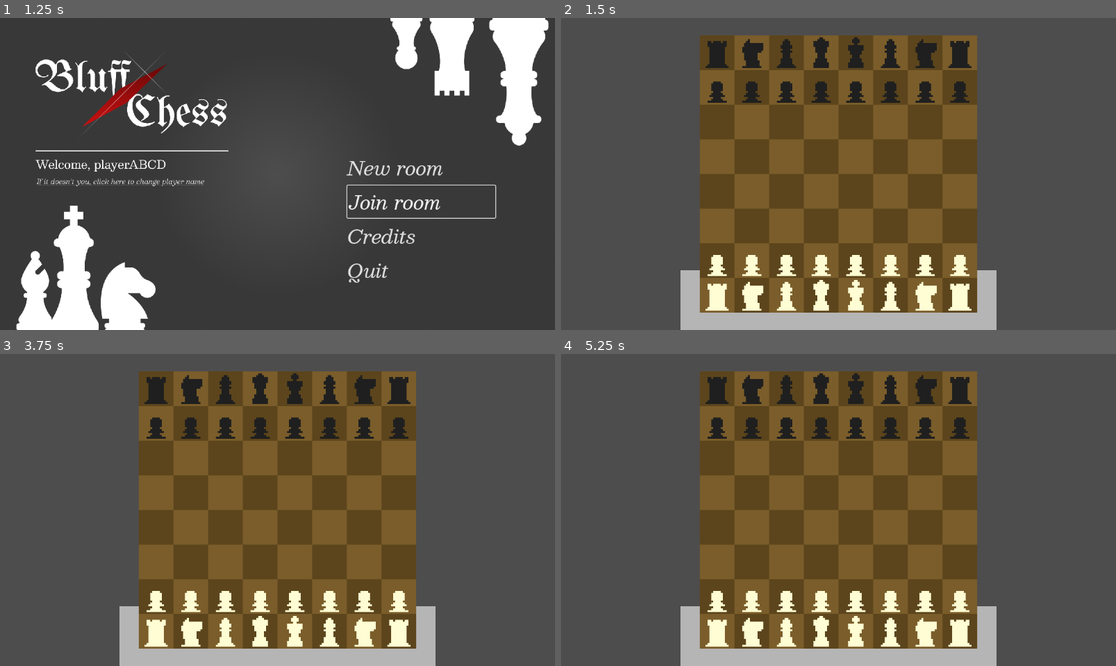
Above: before the commit, frames 1-4 (two rows, left to right).
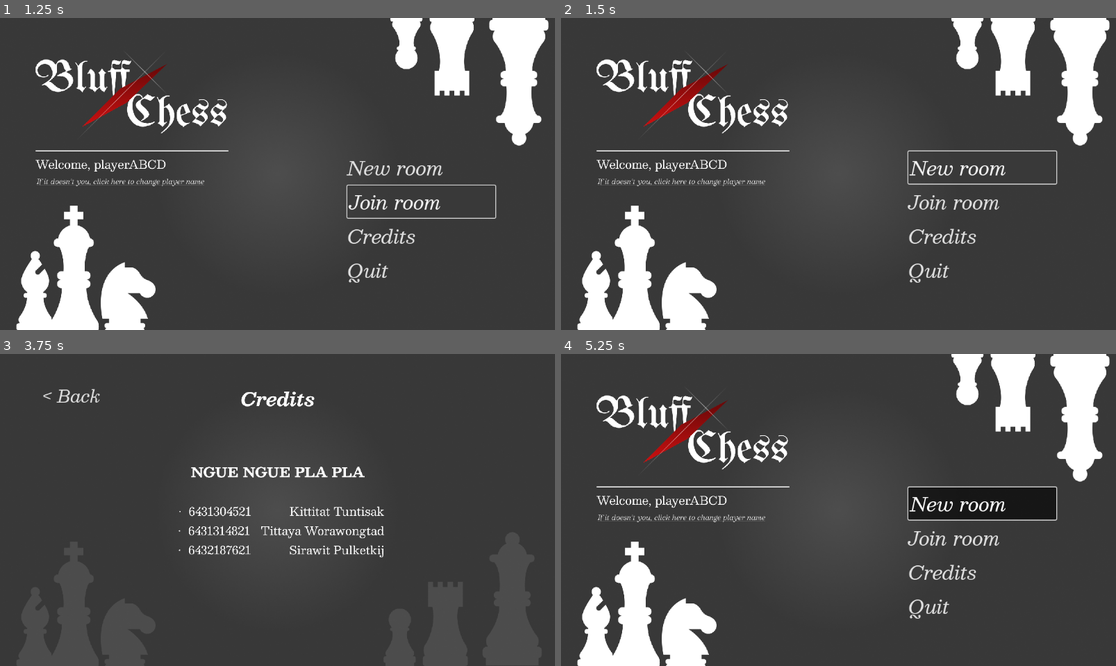
Above: after the commit, the same moments.

Repository: IamKittitat/2110511-bluffchess
Game: Godot game, scene res://Scenes/main_menu.tscn
Two runs of this game, one before a commit and one after it. Both use one fixed random seed, a clock stepped at 60 frames per second and the inputs below.
Inputs (mouse positions are in pixels of both pictures, inside the frame that each line leads up to):
- Up to frame 1 (1.25 s): click "Join room" at 0.5 s
- Up to frame 2 (1.5 s): click "New room" at 1.25 s
- Up to frame 3 (3.75 s): click (421, 503) at 2 s, where only the run after the commit has a clickable "New room"; click (421, 503) at 2.75 s, where only the run after the commit has a clickable "New room"; click (421, 572) at 3.5 s, where only the run after the commit has a clickable "Credits"
- Up to frame 4 (5.25 s): click (633, 394) at 4.25 s, where only the run after the commit has a clickable "< Back"; tap Enter at 5 s; move the mouse to (960, 494) at 5.02 s; click (960, 494) at 5.17 s

Frame 1 is identical in both runs. In frame 2, 58% of the frame differs, in the area x 2-99%, y 0-100%; in frame 3, 49%; in frame 4, 60%.

Commit message:
Feat: Create central server and client

Diff:
--- /dev/null
+++ b/Scenes/lobby_client.gd
@@ -0,0 +1,71 @@
+extends Node
+
+const SERVER_IP = "127.0.0.1"
+const SERVER_PORT = 9000
+const CLIENT_IP = "127.0.0.1"
+const GAME_PORT = 9001
+
+func connect_to_lobby_server(peer: ENetMultiplayerPeer):
+	var err = peer.create_client(SERVER_IP, SERVER_PORT)
+	if err == OK:
+		multiplayer.multiplayer_peer = peer
+		multiplayer.peer_connected.connect(_on_lobby_connected)
+		multiplayer.peer_disconnected.connect(_on_lobby_disconnected)
+		print("Connecting to lobby server...")
+	else:
+		print("Failed to connect to lobby server.")
+
+func _on_lobby_connected(peer_id):
+	print("Connected to lobby server")
+
+func _on_lobby_disconnected(peer_id):
+	print("Disconnected from lobby server")
+
+
+@rpc("any_peer", "call_remote", "reliable")
+func request_create_room(ip: String, port: int):
+	pass
+
+@rpc("any_peer", "call_remote", "reliable")
+func request_join_room(code: String):
+	pass
+
+func create_room():
+	request_create_room.rpc_id(1, CLIENT_IP, GAME_PORT)
+
+func join_room(room_code: String):
+	request_join_room.rpc_id(1, room_code)
+
+@rpc("authority", "call_remote", "reliable")
+func room_created(code: String):
+	print("Room created! Share this code:", code)
+	start_game_host_server(GAME_PORT)
+
+@rpc("authority", "call_remote", "reliable")
+func join_room_success(host_ip: String, host_port: int):
+	print("Joining game at", host_ip, ":", host_port)
+	connect_to_game_host(host_ip, host_port)
+
+@rpc("authority", "call_remote", "reliable")
+func join_room_failed():
+	print("Failed to join room. Invalid code or room doesn't exist.")
+
+### If player is host
+func start_game_host_server(port: int):
+	var peer = ENetMultiplayerPeer.new()
+	var err = peer.create_server(port)
+	if err == OK:
+		multiplayer.multiplayer_peer = peer
+		print("Game host server started on port", port)
+	else:
+		print("Failed to start game host server.")
+
+### If player is joining
+func connect_to_game_host(ip: String, port: int):
+	var peer = ENetMultiplayerPeer.new()
+	var err = peer.create_client(ip, port)
+	if err == OK:
+		multiplayer.multiplayer_peer = peer
+		print("Connected to game host!")
+	else:
+		print("Failed to connect to game host.")
--- /dev/null
+++ b/Scenes/lobby_server.gd
@@ -0,0 +1,71 @@
+extends Node
+
+# Store room codes and their associated host info
+# Format:
+# "room_code": {
+#    "host_id": peer_id,
+#    "host_ip": host_ip,
+#    "host_port": port,
+#    "is_other_connected": false
+# }
+var rooms = {}
+
+const SERVER_PORT = 9000
+
+func start_lobby_server(peer: ENetMultiplayerPeer):
+	peer.create_server(SERVER_PORT)
+	multiplayer.multiplayer_peer = peer
+	print("Lobby server started on port 9000.")
+
+# Generate a random 4-letter room code
+func _generate_room_code() -> String:
+	const CHARS = "abcdefghijklmnopqrstuvwxyzABCDEFGHIJKLMNOPQRSTUVWXYZ0123456789"
+	var code = ""
+
+	while code == "" or rooms.has(code):
+		for i in 10:
+			code += CHARS[randi() % CHARS.length()]
+
+	return code
+
+@rpc("authority", "call_remote", "reliable")
+func room_created(code: String):
+	pass
+
+@rpc("authority", "call_remote", "reliable")
+func join_room_success(host_ip: String, host_port: int):
+	pass
+
+@rpc("authority", "call_remote", "reliable")
+func join_room_failed():
+	pass
+
+@rpc("any_peer", "call_remote", "reliable")
+func request_create_room(ip: String, port: int):
+	var peer_id = multiplayer.get_remote_sender_id()
+
+	var room_code = _generate_room_code()
+	rooms[room_code] = {
+		"host_id": peer_id,
+		"host_ip": ip,
+		"host_port": port,
+		"is_other_connected": false
+	}
+
+	print("Room created by peer", peer_id, "with code:", room_code)
+
+	# Send the code back to the host that requested it
+	#room_created.rpc_id(peer_id, room_code)
+
+@rpc("any_peer", "call_remote", "reliable")
+func request_join_room(code: String):
+	var peer_id = multiplayer.get_remote_sender_id()
+
+	if rooms.has(code) and not rooms[code]["is_other_connected"]:
+		rooms[code]["is_other_connected"] = true
+		var room_info = rooms[code]
+		print("Player", peer_id, "joining room", code)
+		join_room_success.rpc_id(peer_id, room_info["host_ip"], room_info["host_port"])
+	else:
+		print("Player", peer_id, "failed to join room", code)
+		join_room_failed.rpc_id(peer_id)
--- a/Scenes/main_menu.gd
+++ b/Scenes/main_menu.gd
@@ -1,19 +1,35 @@
-extends Control
+extends Node
 
+# CONNECTION
+var lobby_peer
+var lobby_server = preload("res://Scenes/lobby_server.gd").new()
+var lobby_client = preload("res://Scenes/lobby_client.gd").new()
+
+# SCENE
 var credit_scene = load("res://Scenes/credit.tscn")
 var main = load("res://Scenes/main.tscn")
 
+func _ready():
+	lobby_peer = ENetMultiplayerPeer.new()
+	var args = OS.get_cmdline_args()
+	if "--server" in args:
+		print("Running as Lobby Server")
+		add_child(lobby_server)
+		lobby_server.start_lobby_server(lobby_peer)
+	else:
+		add_child(lobby_client)
+		lobby_client.connect_to_lobby_server(lobby_peer)
+
 func _on_new_room_pressed() -> void:
-	get_tree().change_scene_to_packed(main)
-
+	lobby_client.create_room()
+	#get_tree().change_scene_to_packed(main)
 
 func _on_join_room_button_pressed() -> void:
-	pass # Replace with function body.
-
+	# This room code must be in JOIN scene
+	lobby_client.join_room("DgcDlLYNSg")
 
 func _on_credits_button_pressed() -> void:
 	get_tree().change_scene_to_packed(credit_scene)
 
-
 func _on_quit_button_pressed() -> void:
 	get_tree().quit()
Not shown, added: Scenes/lobby_client.gd.uid
Not shown, added: Scenes/lobby_server.gd.uid
